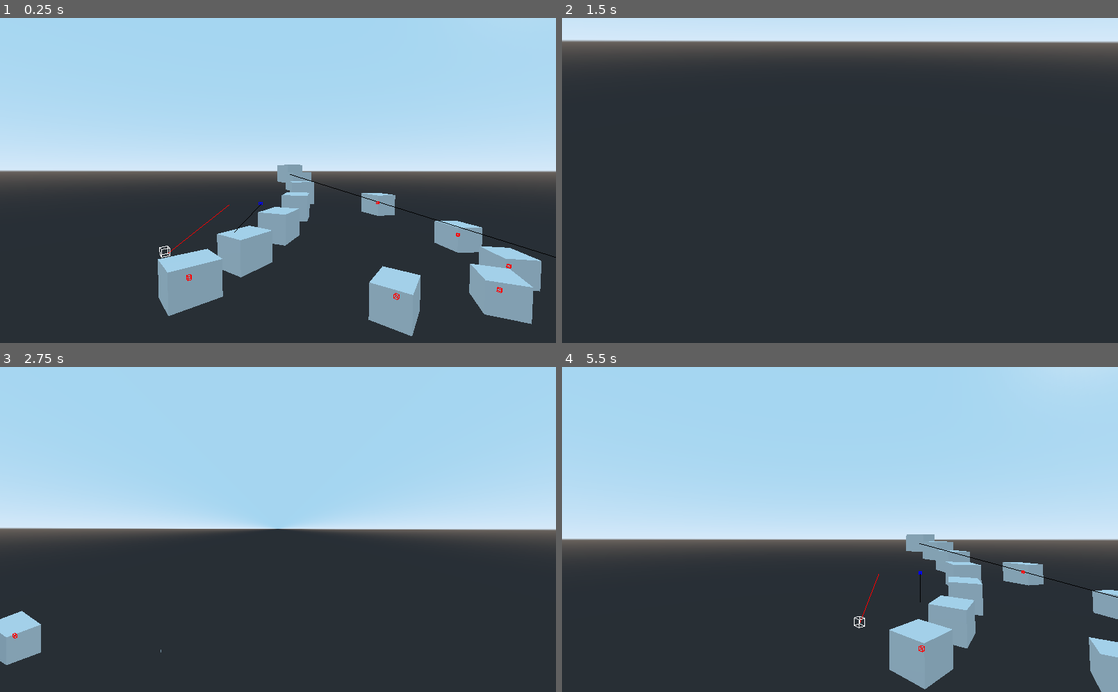
Above: before the commit, frames 1-4 (two rows, left to right).
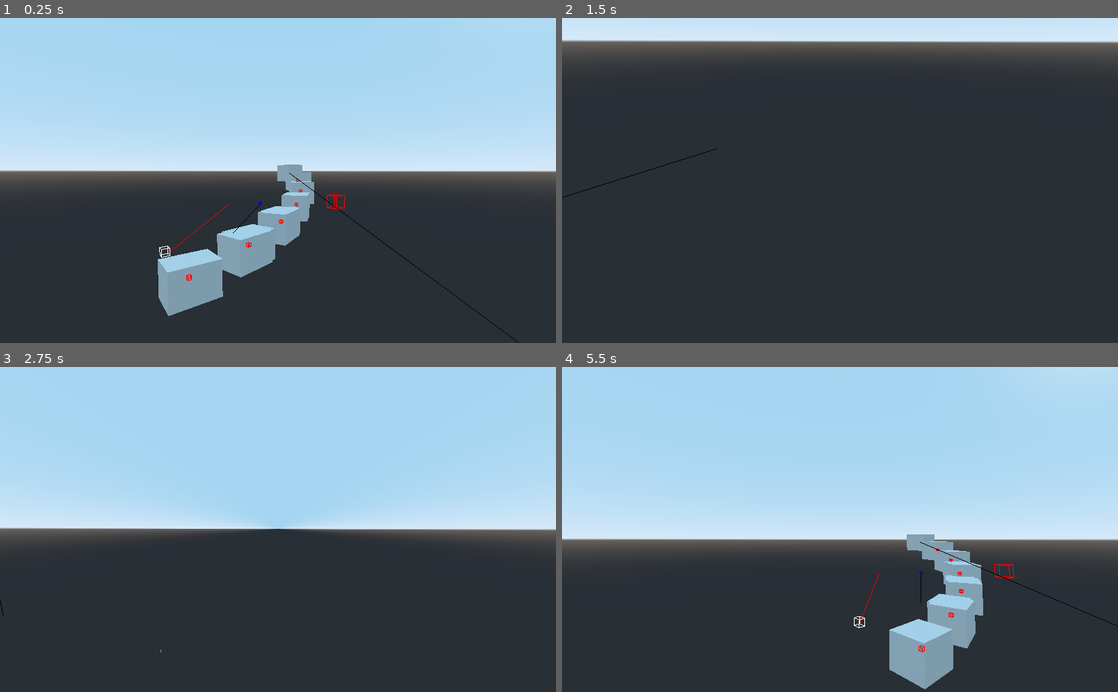
Above: after the commit, the same moments.

Repository: anthonyec/210604_godot_object_manipulation
Game: Godot game, scene res://recursive_cloning.tscn
Two runs of this game, one before a commit and one after it. Both use one fixed random seed, a clock stepped at 60 frames per second and the inputs below.
Inputs (mouse positions are in pixels of both pictures, inside the frame that each line leads up to):
- Up to frame 1 (0.25 s): no input
- Up to frame 2 (1.5 s): tap Enter at 0.5 s; move the mouse to (962, 164) at 0.52 s; hold D (move_right) 0.53-1.28 s; hold Right mouse button (camera_aim) 0.53-1.28 s; click (962, 164) at 0.67 s; tap Space at 1.25 s; move the mouse to (728, 196) at 1.27 s; hold S (move_down) from 1.28 s (still down); tap Shift (camera_slow_mod) at 1.35 s
- Up to frame 3 (2.75 s): tap Enter at 2 s; move the mouse to (333, 458) at 2.02 s; release S (move_down) at 2.03 s; hold D (move_right) from 2.03 s (still down); hold P (change_projection) from 2.03 s (still down)
- Up to frame 4 (5.5 s): tap Space at 2.75, 4.25 s; move the mouse to (812, 594) at 2.77 s; release D (move_right) at 2.78 s; release P (change_projection) at 2.78 s; hold W (move_up) 2.78-3.53 s; right-click (812, 594) at 2.85 s; click (812, 594) at 2.92 s; tap Enter at 3.5 s; move the mouse to (1006, 578) at 3.52 s; hold Shift (camera_slow_mod) 3.53-4.28 s; hold A (move_left) 3.53-5.03 s; move the mouse to (673, 480) at 4.27 s; tap P (change_projection) at 4.35 s; move the mouse to (867, 529) at 5.02 s; hold S (move_down) from 5.03 s (still down); hold Right mouse button (camera_aim) from 5.03 s (still down); click (867, 529) at 5.17 s

The runs differ from the first frame. In frame 1, 5.5% of the frame differs, in the area x 30-100%, y 47-100%; in frame 2, less than 0.1%; in frame 3, 1.0%; in frame 4, 1.9%.

Commit message:
Change direction vector to what I desire (but not what I want)

Diff:
--- a/recursive_clone_inbetween.gd
+++ b/recursive_clone_inbetween.gd
@@ -44,10 +44,11 @@
 		return r
 
 func _clone_inbetween_recursive(from: Spatial, to: Spatial, times: float):
+	var gap = (1 / times)
 	var middle = from.global_transform.origin.linear_interpolate(to.global_transform.origin, 0.5)
 	var difference_direction = to.global_transform.origin.direction_to(from.global_transform.origin)
-	var direction_rotated = _rotate_vector_by_quaternion(difference_direction, Quat(to.rotation))
-	var gap = (1 / times)
+#	var direction_rotated = _rotate_vector_by_quaternion(difference_direction, Quat(to.rotation))
+	var direction_rotated = to.global_transform.basis.z + Vector3(0, -0.28, 0.18)
 	var plane = Plane(-difference_direction, Vector3.ZERO.distance_to(middle))
 	var intersection = plane.intersects_ray(to.global_transform.origin, direction_rotated);
 
--- a/recursive_cloning.tscn
+++ b/recursive_cloning.tscn
@@ -88,7 +88,7 @@
 depth = 2.6379
 
 [node name="BoxB" type="CSGBox" parent="."]
-transform = Transform( 0.167147, -0.000757854, 0.985931, 0.000573483, 0.999998, 0.000671439, -0.985931, 0.00045318, 0.167148, -5.48885, 5.15466, -15.6869 )
+transform = Transform( 0.167147, -0.000757854, 0.985931, 0.000573482, 0.999998, 0.000671439, -0.98593, 0.000453179, 0.167148, -5.04891, 5.31108, -15.2693 )
 depth = 2.6379
 
 [node name="BoxA-B" type="CSGBox" parent="."]
